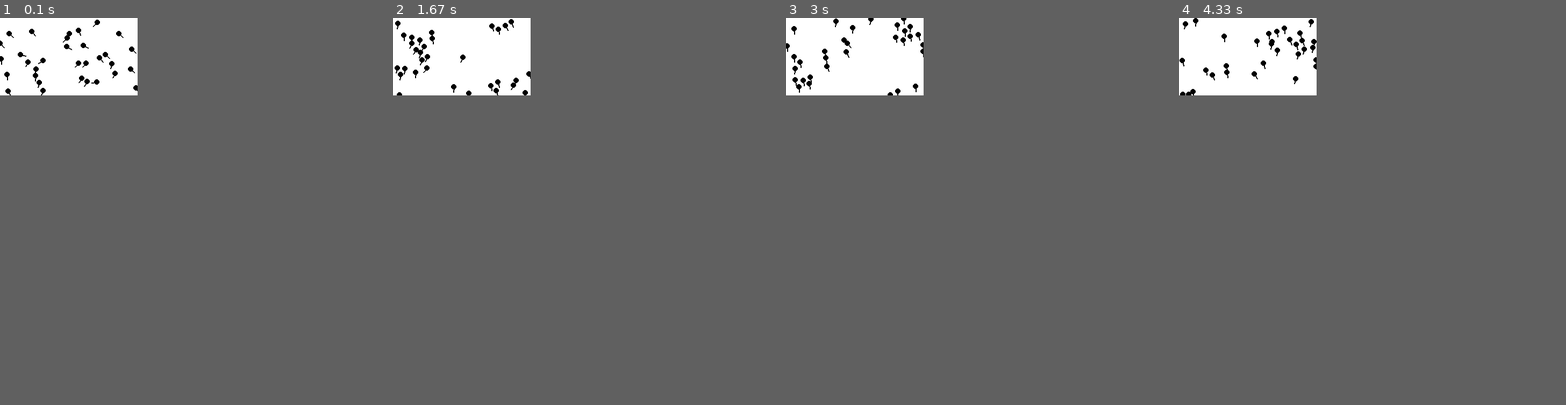
Above: before the commit, frames 1-4 (left to right).
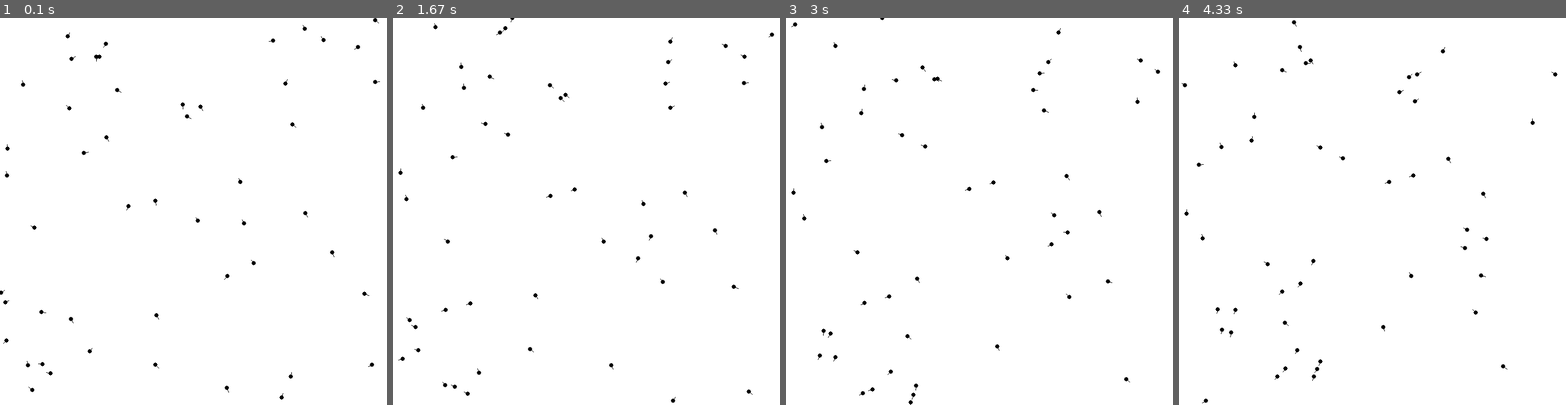
Above: after the commit, the same moments.

Repository: zolars1966/Flock-sumilation.-Boid.-Python-3.-Pygame
Game: pygame game, started from fast clear python/main.py
Same seed, same stepped clock (60 frames per second), same inputs: the game is played once before the commit and once after it.
Inputs:
- Up to frame 1 (0.1 s): no input
- Up to frame 2 (1.67 s): no input
- Up to frame 3 (3 s): no input
- Up to frame 4 (4.33 s): no input
The window is 256x144 before the commit and 720x720 after it. Grey fills any space a smaller window leaves; there, only what the larger window draws over its background counts as a difference.

The runs differ from the first frame. In frame 1, 0.9% of the frame differs, in the area x 0-99%, y 0-99%; in frame 2, 1.0%; in frame 3, 1.0%; in frame 4, 1.0%, in the area x 0-98%, y 0-100%.

Commit message:
Add files via upload

Diff:
--- a/fast clear python/boid.py
+++ b/fast clear python/boid.py
@@ -7,27 +7,23 @@
 
 
 class Boid:
-    def __init__(self, x, y, radius, width, height):
+    def __init__(self, x, y, radius, width, height, i):
         self.size = self.width, self.height = width, height
         self.pos = self.x, self.y = x, y
-        self.velocity = [(random()-0.5) * radius / 2.5, (random()-0.5) * radius / 2.5]
+        self.velocity = [(random()-0.5) * radius / 4, (random()-0.5) * radius / 4]
         self.acceleration = [0, 0]
 
-        self.max_speed = radius / 5
-        self.max_force = 0.1
-        self.perception = radius * 3
+        self.max_speed = radius / 8
+        self.max_force = radius / 20
+        self.perception = radius * 12
 
-    def run(self, boids):
+        self.index = i
+
+    def run(self):
         self.pos = self.x, self.y = (self.x + self.velocity[0]) % self.width, (self.y + self.velocity[1]) % self.height
 
         self.velocity[0] += self.acceleration[0]
         self.velocity[1] += self.acceleration[1]
-
-        angle = math.acos(self.velocity[0] / length2D(self.velocity))
-        angle += randint(-1, 1) / (2 * math.pi) / 5
-
-        self.velocity[0] = math.cos(angle)
-        self.velocity[1] = math.sin(angle)
 
         if length2D(self.velocity) > self.max_speed:
             self.velocity[0] = self.velocity[0] / length2D(self.velocity) * self.max_speed
@@ -53,9 +49,9 @@
         total1 = 0
         avg_vector1 = [0, 0]
 
-        for boid in boids:
+        for i, boid in enumerate(boids):
             distance = min(abs(length2D([boid.x - self.x, boid.y - self.y])), abs(length2D([self.width - boid.x + self.x, self.height - boid.y + self.y])))
-            if distance < self.perception:
+            if distance <= self.perception:
                 avg_vec[0] += boid.velocity[0]
                 avg_vec[1] += boid.velocity[1]
 
@@ -63,7 +59,7 @@
                 center_of_mass[1] += boid.y
                 total += 1
 
-            if self.pos != boid.pos and distance < self.perception:
+            if i != self.index and distance <= self.perception:
                 diff = [self.x - boid.x, self.y - boid.y]
                 diff[0] /= distance
                 diff[1] /= distance
@@ -100,7 +96,8 @@
                 avg_vector1 = avg_vector1[0] / ls * self.max_speed, avg_vector1[1] / ls * self.max_speed
 
             steering3 = [avg_vector1[0] - self.velocity[0], avg_vector1[1] - self.velocity[1]]
-            if ls > self.max_force / 5:
-                steering3 = steering3[0] / ls * self.max_force, steering3[1] / ls * self.max_force / 5
+            ls = length2D(steering3)
+            if ls > self.max_force / 1.025:
+                steering3 = steering3[0] / ls * self.max_force / 1.025, steering3[1] / ls * self.max_force / 1.025
 
         return steering1, steering2, steering3
--- a/fast clear python/flock.py
+++ b/fast clear python/flock.py
@@ -5,9 +5,9 @@
 
 class Flock:
     def __init__(self, b_num, radius, width, height):
-        self.boids = [Boid(randint(0, 1279), randint(0, 719), radius, width, height) for _ in range(b_num)]
+        self.boids = [Boid(randint(0, 1279), randint(0, 719), radius, width, height, i) for i in range(b_num)]
 
     def run(self):
         for boid in self.boids:
-            boid.run(self.boids)
+            boid.run()
             boid.apply_behaviour(self.boids)
--- a/fast clear python/main.py
+++ b/fast clear python/main.py
@@ -4,11 +4,11 @@
 import math
 import sys
 
-TICK_RATE = 128
+TICK_RATE = 32
 FPS = 32
-size = width, height = 128*2, 72*2
-radius = 5
-num = 32
+radius = 4
+num = 50
+size = width, height = 720, 720
 
 
 def length2D(vec):
@@ -18,9 +18,9 @@
 def draw_boids(sc, boids):
     for boid in boids:
         pg.draw.circle(sc, "black", boid.pos, radius)
+        # pg.draw.circle(sc, "yellow", boid.pos, boid.perception/2, 1)
         lv = length2D(boid.velocity)
-        # xpos = boid.pos + boid.velocity / lv * 10
-        xpos = boid.pos[0] + radius*2*boid.velocity[0]/lv, boid.pos[1] + radius*2*boid.velocity[1]/lv
+        xpos = boid.pos[0] - radius*2*boid.velocity[0]/lv, boid.pos[1] - radius*2*boid.velocity[1]/lv
         pg.draw.line(sc, "black", boid.pos, xpos, int(radius/2.5))
 
 
